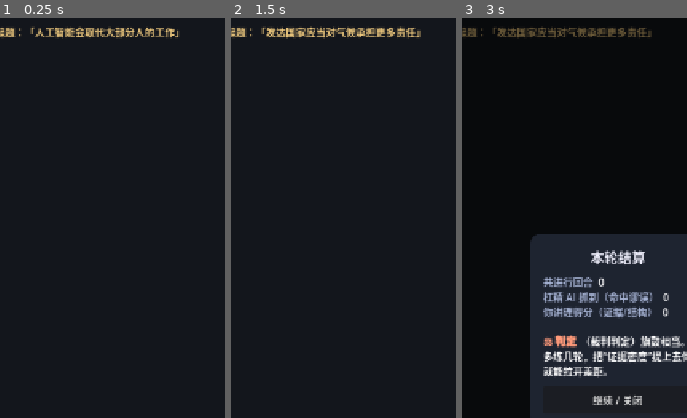
Above: before the commit, frames 1-3 (left to right).
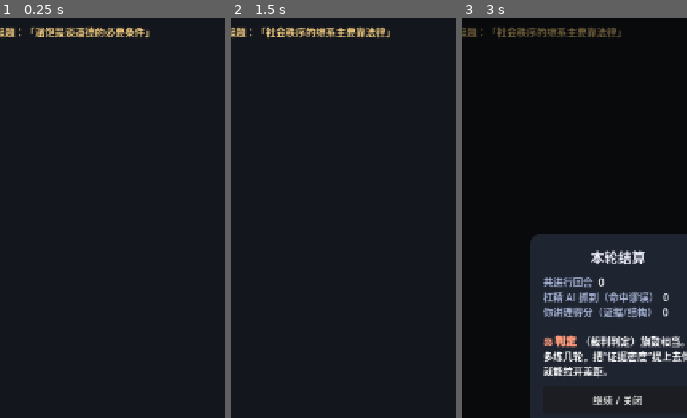
Above: after the commit, the same moments.

Repository: BJX-lin/-md-
Game: Godot game, scene res://scenes/Main.tscn
Two runs of this game, one before a commit and one after it. Both use one fixed random seed, a clock stepped at 60 frames per second and the inputs below.
Inputs:
- Up to frame 1 (0.25 s): no input
- Up to frame 2 (1.5 s): click "换辩题" at 0.5 s; click "重开" at 1.25 s
- Up to frame 3 (3 s): click "难度" at 2 s; click "结算" at 2.75 s
The pictures show only the part of the screen within x 15-65%, y 11-61%; the shares and areas given below are measured in that part.

The runs differ from the first frame. In frame 1, 1.0% of the frame differs, in the area x 15-80%, y 2-6%; in frame 2, 1.1%, in the area x 15-85%, y 2-6%; in frame 3, 0.7%.
Error in both runs: Invalid assignment of property or key 'minimum_size' with value of type 'Vector2' on a base object of type 'LineEdit'. (res://scripts/Main.gd:145)

Commit message:
搜索并引用改写国际大专辩论赛经典案例（人性本善/金钱辩/成败论英雄/温饱辩/真理辩/网络亲近/法律道德）入博弈游戏与资料库
Co-authored-by: arena-agent <297053741+arena-agent@users.noreply.github.com>

Diff:
--- a/godot_logic_game/scripts/DebateEngine.gd
+++ b/godot_logic_game/scripts/DebateEngine.gd
@@ -61,14 +61,29 @@
 	var debate = _debate_for(current_topic)
 	if not debate.is_empty():
 		out += "\n（提示：本议题的核心冲突是——%s ）" % str(debate.get("clash", ""))
+	# 若是经典辩论赛辩题，附上出处与核心技战法
+	var c = _case_for(current_topic)
+	if not c.is_empty():
+		out += "\n（典出：%s ）" % str(c.get("source", ""))
+		out += "\n（经典技战法：%s ）" % str(c.get("move", ""))
 	return out
 
 func _debate_for(topic: String) -> Dictionary:
-	var key := topic.replace("\u201c", "").replace("\u201d", "")
+	var key := _clean(topic)
 	for k in KnowledgeBase.DEBATES.keys():
-		if str(k).replace("\u201c", "").replace("\u201d", "") == key:
+		if _clean(str(k)) == key:
 			return KnowledgeBase.DEBATES[k]
 	return {}
+
+func _case_for(topic: String) -> Dictionary:
+	var key := _clean(topic)
+	for k in KnowledgeBase.DEBATE_CASES.keys():
+		if _clean(str(k)) == key:
+			return KnowledgeBase.DEBATE_CASES[k]
+	return {}
+
+func _clean(s: String) -> String:
+	return s.replace("\u201c", "").replace("\u201d", "").replace("「", "").replace("」", "").strip_edges()
 
 # ------------------------------------------------------------
 #  主入口
@@ -188,22 +203,39 @@
 	var tpl := KnowledgeBase.pick(KnowledgeBase.SOCRATIC)
 	return tpl.replace("{kw}", kw)
 
-# 从当前议题库取一句“事实弹药”（约 30% 概率，避免太过重复）
+# 从当前议题库/经典案例库取一句“事实弹药或经典反驳”（约 30% 概率，避免太过重复）
 func _fact_ammo() -> String:
+	if randf() < 0.4:
+		return ""
+	# 经典辩论赛实例：给一句“对方立场里最能用的一句”
+	var c := _case_for(current_topic)
+	if not c.is_empty():
+		var sides: Dictionary = c.get("sides", {})
+		# 挑一个与你当前话题相关、但属于“对方”立场的要点来逼你自圆其说
+		var all_points: Array = []
+		for k in sides.keys():
+			var pts: Array = sides.get(k, [])
+			for p in pts:
+				all_points.append(str(p))
+		if not all_points.is_empty():
+			return "经典视角：「%s」——你如何回应这一面？" % str(KnowledgeBase.pick(all_points))
+	# 否则用真实议题的事实弹药
 	var debate := _debate_for(current_topic)
 	if debate.is_empty():
 		return ""
 	var facts: Array = debate.get("facts", [])
 	if facts.is_empty():
 		return ""
-	# 用个简单“伪随机”不依赖额外状态，避免每条都带
-	if randf() < 0.4:
-		return ""
 	return "补充一点事实：「%s」" % str(KnowledgeBase.pick(facts))
 
 func _attack_or_socratic(text: String) -> String:
 	if difficulty >= 2 and randf() < 0.45:
 		return _reductio(text)
+	# 经典辩手句式（约 20% 概率），让接招更像资历辩手
+	if randf() < 0.2:
+		var kw := _pick_keyword(text)
+		var tpl := KnowledgeBase.pick(KnowledgeBase.DEBATE_MOVES)
+		return tpl.replace("{kw}", kw)
 	return KnowledgeBase.pick(KnowledgeBase.ATTACKS)
 
 func _reductio(text: String) -> String:
--- a/godot_logic_game/scripts/KnowledgeBase.gd
+++ b/godot_logic_game/scripts/KnowledgeBase.gd
@@ -273,6 +273,16 @@
 	{ "topic": "短视频正在毁掉年轻人的注意力", "ask": "你同意吗？用“相关≠因果”自查一下再回答。" },
 	{ "topic": "网络匿名应该被限制", "ask": "自由 vs 秩序——你站哪边？给理由。" },
 	{ "topic": "应该对广告加以更多限制", "ask": "经济与信息之争。你会怎么论证？" },
+
+	# —— 国际大专辩论赛经典辩题（引用并改写，见 DEBATE_CASES）——
+	{ "topic": "人性本善", "ask": "这是经典大决赛辩题。孟子的「性善」与荀子的「性恶」你站哪边？注意区分“本性”与“后天表现”。" },
+	{ "topic": "钱是万恶之源", "ask": "经典。注意「万」是“极多”还是“一切”？你先把定义立住，再谈论证。" },
+	{ "topic": "温饱是谈道德的必要条件", "ask": "经典。温饱是“生存基础”，但它是道德的“必要条件”吗？若有人饿着却仍行善，你怎么解释？" },
+	{ "topic": "以成败论英雄是可取的", "ask": "经典。岳飞、文天祥失败了还是英雄吗？“可取”是否等于“在某些层面可取”？" },
+	{ "topic": "真话比谎言更伤人", "ask": "经典。真话和谎言哪个更伤？用“具体的例子+反例”谈，别只谈感觉。" },
+	{ "topic": "网络使人更亲近", "ask": "经典。亲近是“连接更多人”还是“信任更深”？请给出你的定义。" },
+	{ "topic": "社会秩序的维系主要靠法律", "ask": "经典。法律与道德各管什么？谁在“主要”？给一个可检验的比例。" },
+	{ "topic": "金钱追求与道德追求可以统一", "ask": "经典。二者可统一，还是必然冲突？你用一个实例说明。" },
 ]
 
 # ------------------------------------------------------------
@@ -338,6 +348,139 @@
 		],
 	},
 }
+
+# ------------------------------------------------------------
+#  经典辩论赛案例库（引用国际大专辩论赛等案例并改写，作游戏旁证/攻防底稿）
+#  每条 = { source, sides: { a: [要点...], b: [要点...] }, conclusion, move }
+#  引擎可按 current_topic 命中，用来给“论点”与“经典技战法”。
+# ------------------------------------------------------------
+const DEBATE_CASES := {
+	"人性本善": {
+		"source": "1993 国际大专辩论赛决赛：台湾大学(本善) vs 复旦大学(本恶)",
+		"sides": {
+			"人性本善": [
+				"人有恻隐之心（孟子），见孺子将入井皆有怵惕恻隐；善端才有善行。",
+				"康德：人皆有理性，即孟子所谓良心；理性使人向善。",
+				"佛家“一心迷是众生，一心觉即是佛”，故可放下屠刀立地成佛。",
+			],
+			"人性本恶": [
+				"荀子、霍布斯：若无绝对权威监督，人不会自愿守道德，故需教化。",
+				"善行来自“社会属性/教化”，而非“本善”；正因本恶，才需道德。",
+				"本恶不等于后天皆恶；弃恶扬善正是后天教化的结果。",
+			],
+		},
+		"conclusion": "无定论，经典在于区分“本性”与“后天表现”。正方靠善端立论，反方靠“若无约束则不守德”的霍布斯式论证反击。",
+		"move": "反方经典技战法：区分“本性(自然) vs 理性(社会)”，把善行归于社会教化，反问对方“本善何来恶果？既是本善，教化何用？”",
+	},
+	"钱是万恶之源": {
+		"source": "2001 国际大专辩论赛决赛：武汉大学(钱是万恶之源) vs 马来亚大学(钱不是万恶之源)",
+		"sides": {
+			"钱是万恶之源": [
+				"金钱等价交换的无限效用 vs 个人占有的有限，矛盾激起无穷贪欲。",
+				"金钱从“手段”异化为“目的”，人从“主人”沦为“奴隶”。",
+				"《辞海》“万”意为“极多”，只需证明钱滋生种类繁复、数量极多的罪恶。",
+			],
+			"钱不是万恶之源": [
+				"“万恶之源”本义是“一切恶的根源”；钱无法全面涵盖所有恶。",
+				"四大类恶（信念极端/价值非理性/情欲/伦理滥用），多数与钱无关。",
+				"人具自由意志需负责任；同样求钱，君子取之有道、小人偷盗，关键在人不在钱。",
+				"钱可结善果（奉养父母、慈善、建设国家），恶之源岂能结善果？",
+			],
+		},
+		"conclusion": "高度经典。正方靠“钱导致大量罪恶+异化”立论；反方靠“定义战(万=一切)+钱无主动性+自由意志”破解。",
+		"move": "反方经典技战法 1【定义战】：把“万恶之源”定义为“一切恶的根源”，从而加重正方举证责任。反方经典技战法 2【归谬类比】：若“追求无限→万恶”，那对道德/健康/爱情追求也无限，岂不都成万恶之源？",
+	},
+	"温饱是谈道德的必要条件": {
+		"source": "1993 国际大专辩论赛初赛：剑桥(是) vs 复旦大学(不是)",
+		"sides": {
+			"溫飽是必要條件": [
+				"温饱是生存基础，生存是谈道德的前提；无温饱则无暇谈道德。",
+				"把“温饱”定义为生存（生存基础→道德基础）。",
+			],
+			"温饱不是必要条件": [
+				"用历史实例反驳“温饱=生存”的偷换。",
+				"类比反驳“基础论”：人吃饭是为了活着，但活着就是为了吃饭吗？",
+				"贫而志不移、饿而不苟且者自古不乏，可见道德可超越温饱。",
+			],
+		},
+		"conclusion": "反方胜。关键在于戳破正方把“温饱”偷换为“生存”，并以“温饱不必然决定道德”破“基础论”。",
+		"move": "反方经典技战法【类比反拆】：对方用“基础”说事，用“吃饭为了活着，但活着不只是为了吃饭”一击拆穿“生存=道德基础”的谬误。",
+	},
+	"以成败论英雄是可取的": {
+		"source": "2001 国际大专辩论赛复赛：新加坡国立(可取) vs 武汉大学(不可取)",
+		"sides": {
+			"以成败论英雄是可取的": [
+				"将“以成败论英雄”界定为“一种鼓励追求成功的价值观”，而非唯一标准。",
+				"只需证明“有可取之处”即可成立，无需证明其无所不能。",
+			],
+			"以成败论英雄是不可取的": [
+				"岳飞、文天祥失败了却仍是英雄——成败论无法覆盖。",
+				"“整体可取，难道局部也可取？”把价值观的“局部可取”与整体判断混淆。",
+				"“有一点可取之处就是可取吗？”——取可有边界。",
+			],
+		},
+		"conclusion": "经典拉锯。正方靠“价值观定位+只需证明有可取之处”防守；反方靠“失败的英雄”反例与“有一点可取≠整体可取”反击。",
+		"move": "反方经典技战法【敲例反杀】：反复用“岳飞、文天祥失败仍是英雄”这类反例，逼对方要么承认、要么回避，从而耗掉对方战场。",
+	},
+	"真话比谎言更伤人": {
+		"source": "世纪辩题（改编），涉及“真话/谎言哪个更伤”",
+		"sides": {
+			"真话比谎言更伤人": [
+				"真话直击要害，客观事实难以回避；谎言尚余善意的缓冲。",
+				"真话可能剥夺人的希望与尊严（如病情、能力之真相）。",
+			],
+			"谎言比真话更伤人": [
+				"谎言让人活在虚幻中，一旦揭开伤害更深，且透支信任。",
+				"出轨、欺骗等谎言造成长期创伤，远超一时真话。",
+			],
+		},
+		"conclusion": "取决于“当场伤害”还是“长期信任”，以及“是否善意”。经典在于区分“伤害的大小”与“伤害的性质”。",
+		"move": "正反皆可用【定义战 + 情景反例】：先把“伤人”定义清楚（当场情绪 vs 长期关系），再拿“善意的谎言”/“致命的真话”做反例。",
+	},
+	"网络使人更亲近": {
+		"source": "1999 国际大专辩论赛初赛：马来亚(亲近) vs 澳门大学(疏远)",
+		"sides": {
+			"网络使人更亲近": [
+				"降低沟通成本，跨越时空连接更多人。",
+				"“亲近”=连接更广、交流更多；网络提供了物理上不可能的连接。",
+			],
+			"网络使人更疏远": [
+				"连接多是“表面”，深层的信任与陪伴在减少。",
+				"“亲近”不等于“认识的人多”，而是情感深度；“点赞之交”并不亲近。",
+			],
+		},
+		"conclusion": "关键是“亲近”的定义——是“连接广度”还是“情感深度”。反方常靠“深度/信任”破解正方的“广度”。",
+		"move": "反方经典技战法【定义战】：把“亲近”界定为“情感深度/信任”，而正方只能证明“广度/连接多”，于是偷换了概念。",
+	},
+	"社会秩序的维系主要靠法律": {
+		"source": "1995 国际大专辩论赛半决赛：南京大学(法律) vs 香港中文(道德)",
+		"sides": {
+			"主要靠法律": [
+				"法律以强制力为后盾，明确、稳定、可执行；道德靠自觉、不确定。",
+				"社会底线秩序须靠“硬约束”兜底。",
+			],
+			"主要靠道德": [
+				"法律能规范行为，却无法规范内心；道德的“提前预防”先于法律的“事后惩罚”。",
+				"法律本身需道德支持才能运转；治本在人心。",
+			],
+		},
+		"conclusion": "经典价值辩，比的是“底线秩序”与“深层稳定”何者更根本。正方守“强制与底线”，反方攻“预防与治本”。",
+		"move": "反方经典技战法【价值层升华】：把“维系”从“行为约束”拔高到“内心认同”，从而抢占价值高地。",
+	},
+}
+
+# --- 经典辩论攻防句（引用/改写国际大专辩论赛等名句，作引擎“毒舌”弹药） ---
+const DEBATE_MOVES := [
+	"对方把「定义」站住了吗？先把你的“{kw}”说清楚，否则就是偷换概念。",           # 定义战
+	"“{kw}”是一回事，“{kw} 的可取之处”又是另一回事，别混为一谈。",                 # 部分/整体切割
+	"拿一个反例就够了：{kw}。它满足你的条件，却明显不成立。",                        # 反例打击
+	"用对方自己的逻辑往下走：追求{kw}是无限的，那道德、健康、爱情也无限，难道都是万恶之源？", # 归谬类比(金钱辩)
+	"对方没反驳≠你说的就成立，不然要评委干嘛？",                                     # “你没反驳就赢”反击
+	"“{kw}”能“{kw}”就行吗？海马也是马？蝴蝶也是蝶？",                             # 海马非马式类比
+	"你证明的是“努力”，我主张的是“有效”——这是两件事。",                           # 偷换论题
+	"把“{kw}”当“{kw}”的必要条件，是不是把“吃饭”当成了“活着”的全部意义？",       # 基础论反拆(温饱辩)
+	"“大家都{kw}”就说明它对？多数人也会集体错——这是诉诸大众。",                       # 诉诸大众
+]
 
 # --- 结算语（按“谁占上风”） ---
 const VERDICT_AI_WIN := [
Not shown, changed: README.md
Not shown, changed: godot_logic_game/README.md
Not shown, changed: 逻辑与辩论资料库/00-总览与使用说明.md
Not shown, added: 逻辑与辩论资料库/22-经典辩论赛案例与攻防技法.md
